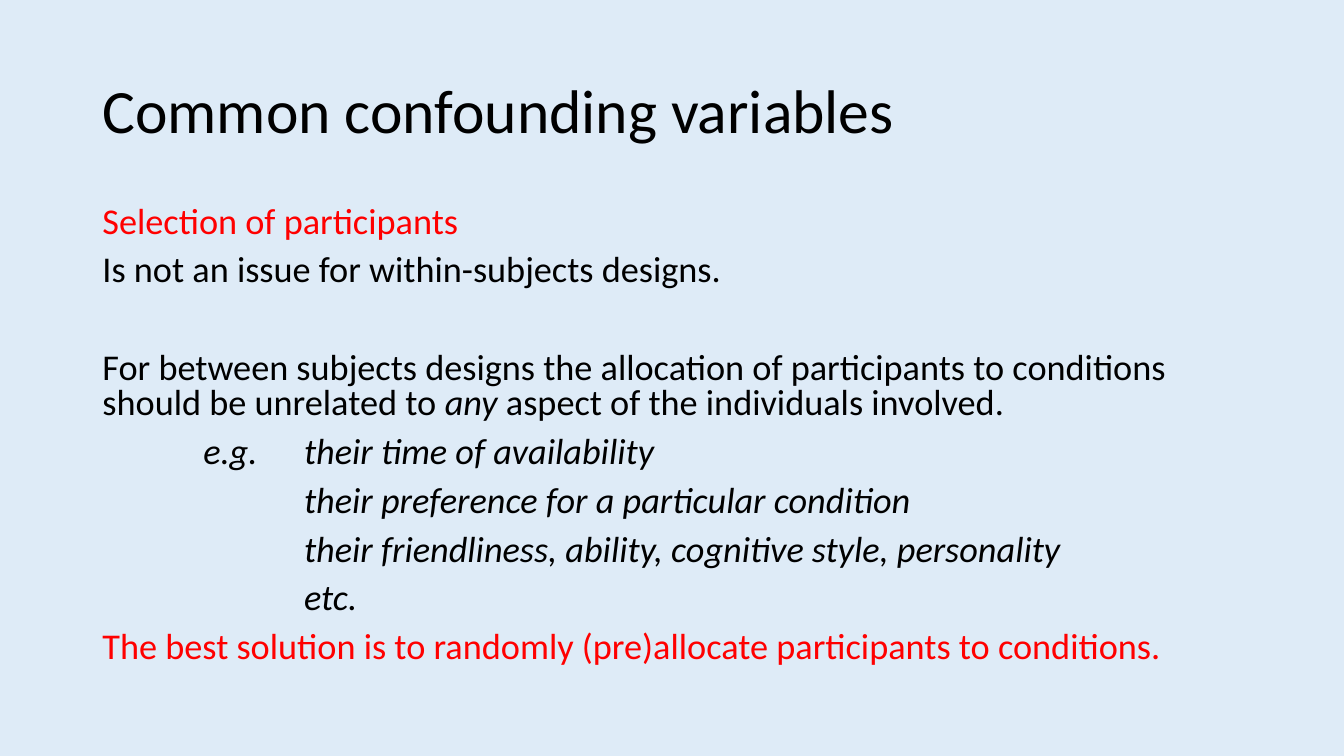
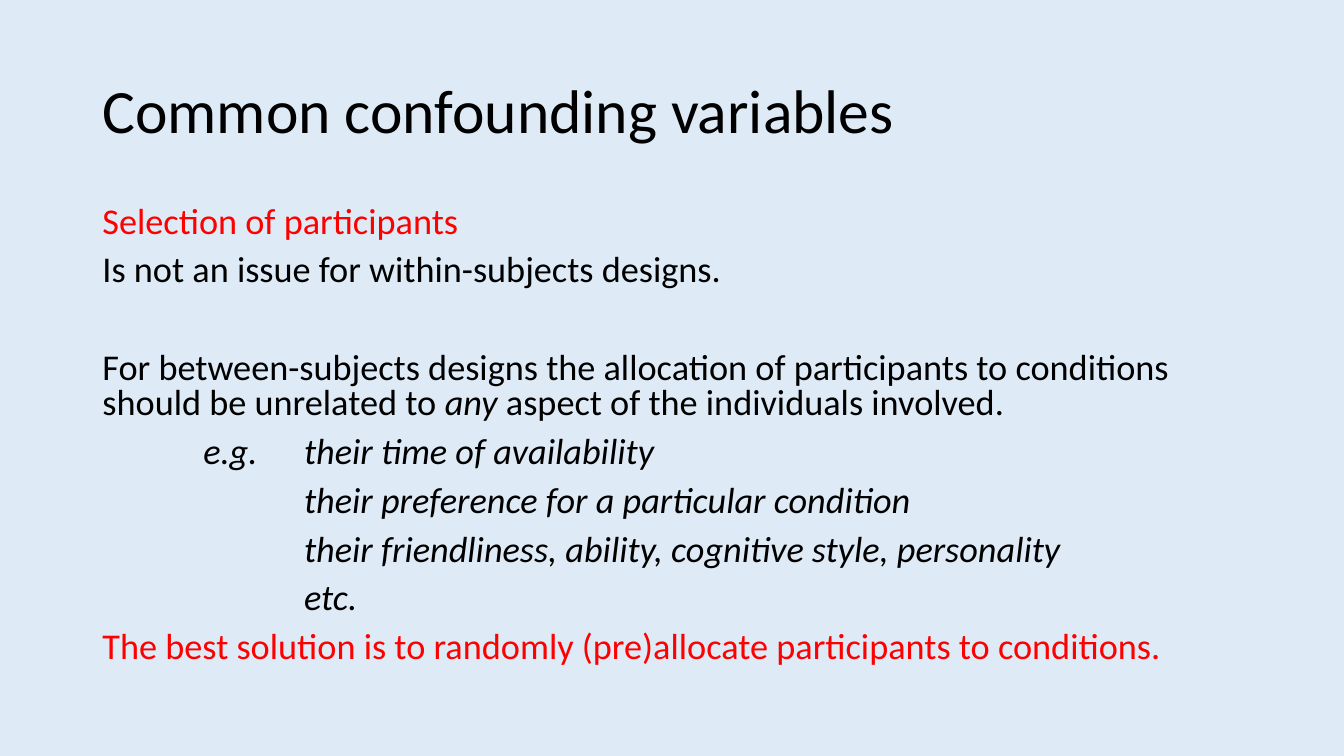
Before and after one commit to ajwills72/rmhealth-found, a slide deck: slide 31 of docs/experiments_data.pptx (slide 28 before the commit). Drawn at 1344x756 pixels with LibreOffice and Linux fonts; fonts in the diff are those of the drawing. Boxes give left, top, right and bottom in pixels: in the first picture for what was removed or moved away, otherwise in the second. Text is boxed around its words. In the diff, an @@ line names an element or a change of style, - is before the commit and + after.

```diff
--- a/docs/experiments_data.pptx
+++ b/docs/experiments_data.pptx
@@ text at <box>102,354,1169,421</box>: text changed @@
-For between subjects designs the allocation of participants to conditions should be unrelated to any aspect of the individuals involved.
+For between-subjects designs the allocation of participants to conditions should be unrelated to any aspect of the individuals involved.
```
Also in this commit, not shown: 15 other slides changed, 3 slides added, 25 slides removed, 3 other files.
